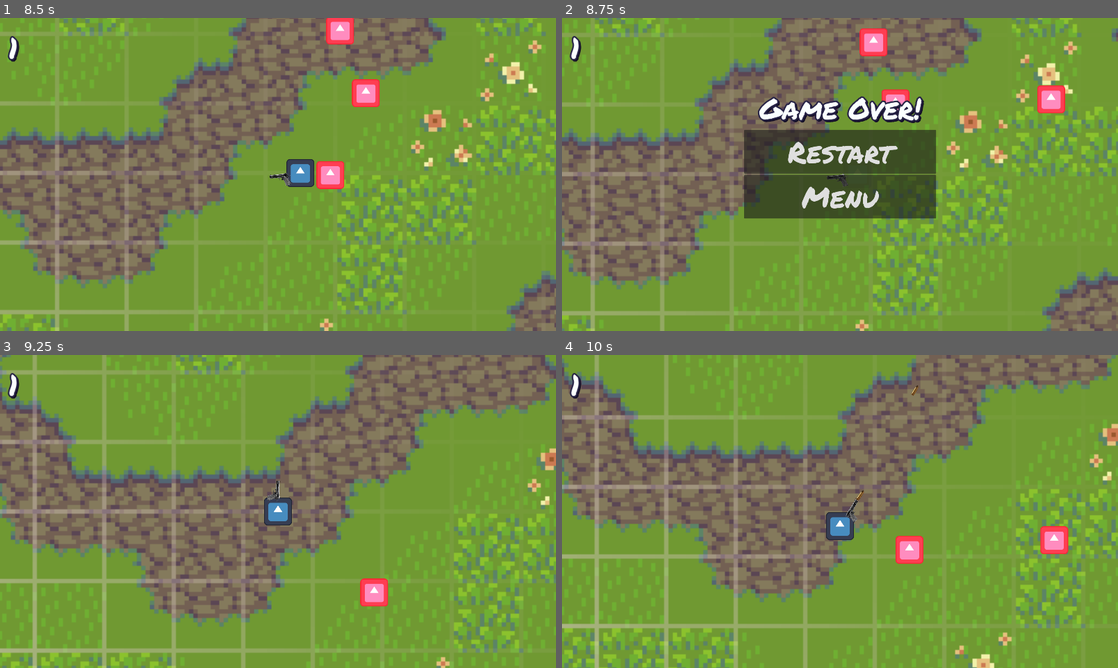
Above: before the commit, frames 1-4 (two rows, left to right).
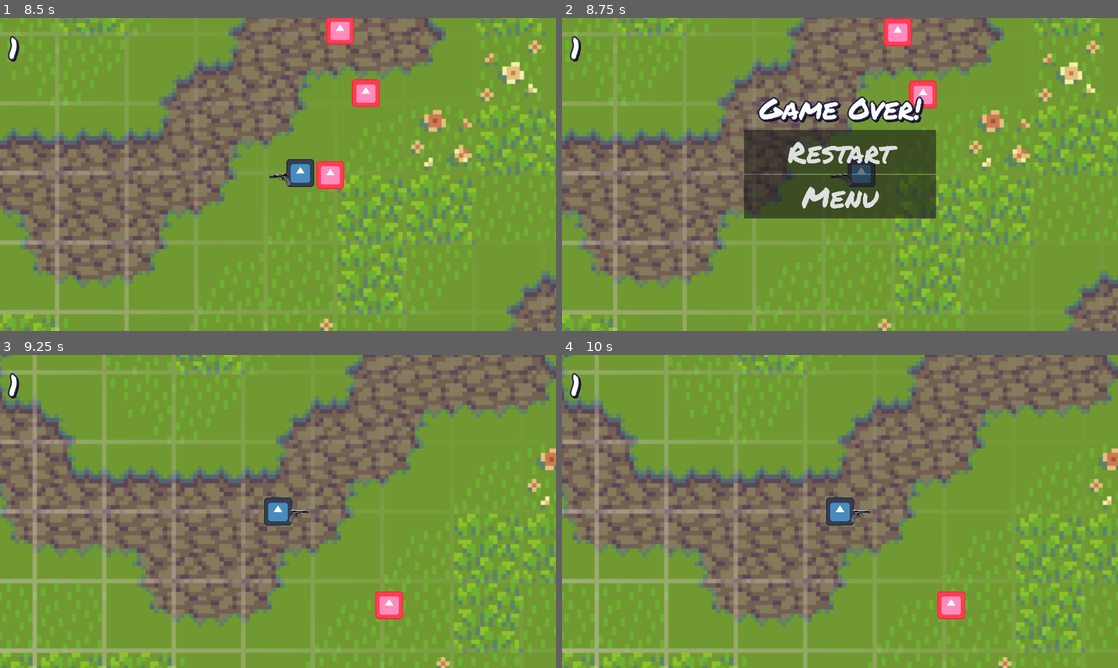
Above: after the commit, the same moments.

Repository: LaneMcMartin/NecromancerReloaded
Game: Godot game, scene res://Scenes/main_menu.tscn
The game is run twice, just before and just after one commit, with the same random seed, the same clock (stepped at 60 frames per second) and the same inputs. The engine's default icon, where the game draws it, is replaced by a stand-in: a white triangle on a blue panel in a dark square. Sound files missing from this copy of the repository are replaced by a short silence.
Inputs (mouse positions are in pixels of both pictures, inside the frame that each line leads up to):
- Up to frame 1 (8.5 s): click "Start" at 0.5 s; move the mouse to (400, 158) at 1.27 s; press the mouse at (400, 158) at 1.28 s; hold D (Right) 1.28-2.03 s; move the mouse to (166, 190) at 2.02 s; release the mouse at (166, 190) at 2.03 s; hold S (Down) 2.03-2.78 s; tap Space (Space) every 1.5 s from 2.1 to 8.1 s; move the mouse to (333, 105) at 2.77 s; press the mouse at (333, 105) at 2.78 s; hold D (Right) 2.78-3.53 s; move the mouse to (250, 237) at 3.52 s; release the mouse at (250, 237) at 3.53 s; hold W (Up) 3.53-4.28 s; move the mouse to (444, 221) at 4.27 s; press the mouse at (444, 221) at 4.28 s; hold A (Left) 4.28-5.78 s; move the mouse to (111, 127) at 5.02 s; release the mouse at (111, 127) at 5.03 s; move the mouse to (305, 174) at 5.77 s; press the mouse at (305, 174) at 5.78 s; hold S (Down) 5.78-6.53 s; move the mouse to (194, 96) at 6.52 s; release the mouse at (194, 96) at 6.53 s; hold D (Right) 6.53-7.28 s; move the mouse to (400, 158) at 7.27 s; press the mouse at (400, 158) at 7.28 s; hold W (Up) 7.28-8.03 s; move the mouse to (166, 190) at 8.02 s; release the mouse at (166, 190) at 8.03 s; hold D (Right) from 8.03 s (still down)
- Up to frame 2 (8.75 s): keep holding D (Right)
- Up to frame 3 (9.25 s): release D (Right) at 8.75 s; click "Restart" at 8.75 s
- Up to frame 4 (10 s): move the mouse to (895, 442) at 9.52 s; press the mouse at (895, 442) at 9.53 s; hold S (Down) from 9.53 s (still down)

Frame 1 is identical in both runs. In frame 2, 28% of the frame differs, in the area x 0-100%, y 0-100%; in frame 3, 0.9%; in frame 4, 37%.
Error after the commit: Invalid assignment of property or key 'paused' with value of type 'bool' on a base object of type 'null instance'. (res://Scenes/main_menu.gd:15)

Commit message:
Finalized game over screen and restart screen. The game is now "playable" in a very basic state.

Diff:
--- a/Scenes/game_over.gd
+++ b/Scenes/game_over.gd
@@ -6,13 +6,14 @@
 	get_node("VBoxContainer/RestartButton").button_down.connect(_on_restart_button_down)
 	get_node("VBoxContainer/MenuButton").button_down.connect(_on_menu_button_down)
 
-
 # Called every frame. 'delta' is the elapsed time since the previous frame.
 func _process(delta):
 	pass
 
 func _on_restart_button_down():
 	get_tree().change_scene_to_file("res://Scenes/world.tscn")
+	get_tree().paused = false
 
 func _on_menu_button_down():
 	get_tree().change_scene_to_file("res://Scenes/main_menu.tscn")
+	get_tree().paused = false
--- a/Scenes/game_over.tscn
+++ b/Scenes/game_over.tscn
@@ -13,7 +13,6 @@
 script = ExtResource("1_5ttg6")
 
 [node name="VBoxContainer" type="VBoxContainer" parent="."]
-layout_mode = 1
 anchors_preset = 8
 anchor_left = 0.5
 anchor_top = 0.5
@@ -28,21 +27,18 @@
 theme = ExtResource("1_44axy")
 
 [node name="GameOver" type="Label" parent="VBoxContainer"]
-layout_mode = 2
 offset_right = 663.0
 offset_bottom = 146.0
 text = "Game Over!"
 horizontal_alignment = 1
 
 [node name="RestartButton" type="Button" parent="VBoxContainer"]
-layout_mode = 2
 offset_top = 150.0
 offset_right = 663.0
 offset_bottom = 301.0
 text = "Restart"
 
 [node name="MenuButton" type="Button" parent="VBoxContainer"]
-layout_mode = 2
 offset_top = 305.0
 offset_right = 663.0
 offset_bottom = 456.0
--- a/Scenes/main_menu.gd
+++ b/Scenes/main_menu.gd
@@ -12,6 +12,7 @@
 
 func _on_start_button_down():
 	get_tree().change_scene_to_file("res://Scenes/world.tscn")
+	get_tree().paused = false
 
 func _on_quit_button_down():
-	pass
+	get_tree().quit()
--- a/Scenes/main_menu.tscn
+++ b/Scenes/main_menu.tscn
@@ -13,6 +13,7 @@
 script = ExtResource("1_tfpmm")
 
 [node name="VBoxContainer" type="VBoxContainer" parent="."]
+layout_mode = 1
 anchors_preset = 8
 anchor_left = 0.5
 anchor_top = 0.5
@@ -27,6 +28,7 @@
 theme = ExtResource("2_14gny")
 
 [node name="Title" type="Label" parent="VBoxContainer"]
+layout_mode = 2
 offset_right = 663.0
 offset_bottom = 292.0
 text = "Necromancer:
@@ -34,12 +36,14 @@
 horizontal_alignment = 1
 
 [node name="StartButton" type="Button" parent="VBoxContainer"]
+layout_mode = 2
 offset_top = 296.0
 offset_right = 663.0
 offset_bottom = 447.0
 text = "Start"
 
 [node name="QuitButton" type="Button" parent="VBoxContainer"]
+layout_mode = 2
 offset_top = 451.0
 offset_right = 663.0
 offset_bottom = 602.0
--- a/Scenes/world.tscn
+++ b/Scenes/world.tscn
@@ -23,5 +23,6 @@
 autostart = true
 
 [node name="UILayer" type="CanvasLayer" parent="."]
+process_mode = 3
 
 [node name="GUI" parent="UILayer" instance=ExtResource("5_c7nls")]
--- a/Scripts/gamemanager.gd
+++ b/Scripts/gamemanager.gd
@@ -14,7 +14,7 @@
 
 func game_over():
 	game_running = false
-
+	get_tree().paused = true
 	var game_over_overlay = preload("res://Scenes/game_over.tscn")
 	var new_game_over_overlay = game_over_overlay.instantiate()
 	get_tree().get_root().get_node("World/UILayer").add_child(new_game_over_overlay)
Not shown: 2 places in Scenes/bullet.tscn that only renumber resources
Not shown: 2 places in Scenes/enemy.tscn that only renumber resources
